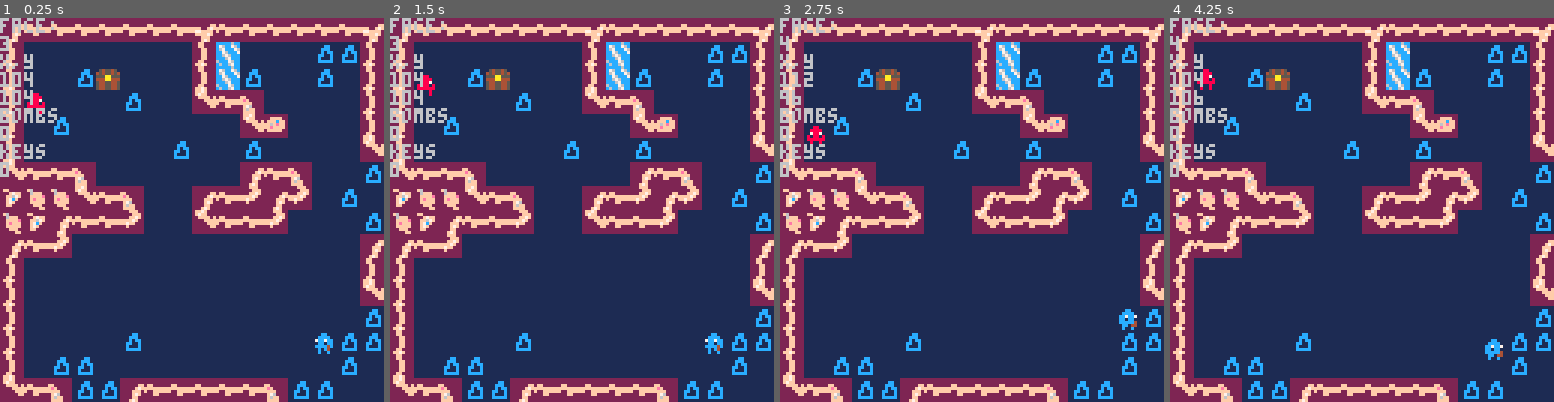
Above: before the commit, frames 1-4 (left to right).
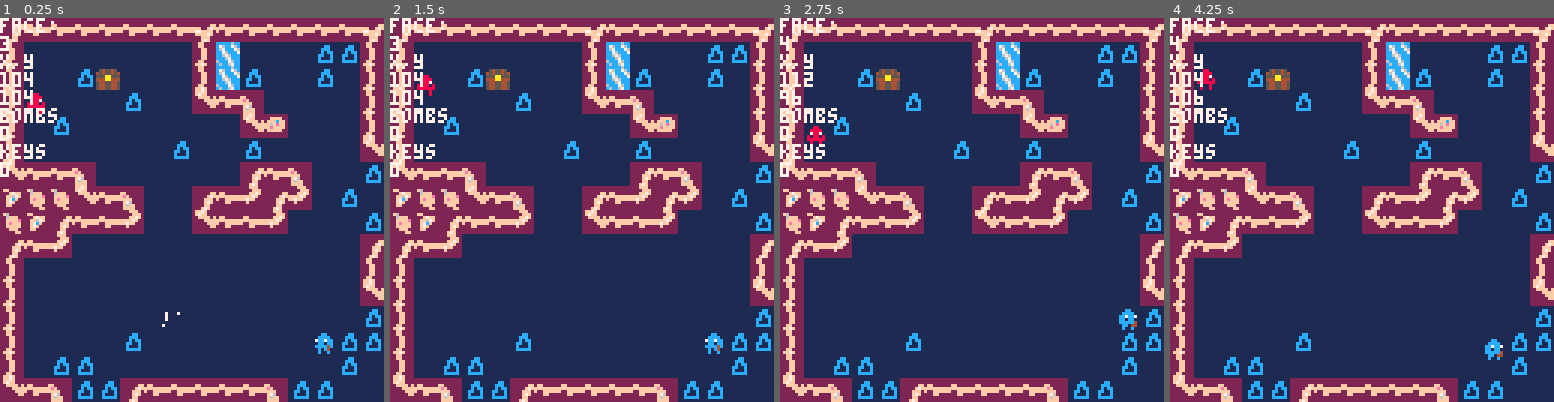
Above: after the commit, the same moments.

Repository: s-france/pico8GameS
Game: PICO-8 cartridge squid.p8
The game is run twice, just before and just after one commit, with the same random seed, the same clock (stepped at 60 frames per second) and the same inputs.
Inputs:
- Up to frame 1 (0.25 s): no input
- Up to frame 2 (1.5 s): tap X (X key) at 0.33, 1.07 s; tap O (Z key) at 0.7 s
- Up to frame 3 (2.75 s): hold Right 1.6-2.1 s; tap O (Z key) at 1.7, 2.1, 2.5 s; tap X (X key) at 1.85 s; hold Up 2.15-2.42 s; hold Right from 2.47 s (still down)
- Up to frame 4 (4.25 s): tap O (Z key) every 0.4 s from 2.9 to 4.1 s; tap X (X key) at 2.97, 4.08 s; release Right at 3.03 s; hold Left 3.08-3.58 s; hold Down 3.63-3.97 s; hold Right from 4.02 s (still down)

The runs differ from the first frame. In frame 1, 1.5% of the frame differs, in the area x 0-47%, y 0-81%; in frame 2, 1.5%; in frame 3, 1.4%; in frame 4, 1.5%.

Commit message:
particles

Diff:
--- a/squid.p8
+++ b/squid.p8
@@ -23,6 +23,11 @@
 	particles = {}
 	npc1 = make_npc(1,0,70,35,1,1)
 	npc2 = make_npc(0,0,8,16,0,1)
+
+	--testing
+	--add_partsys(100,100,5,5, 1500,20, 0,0, 1,1, 1)
+	add_partsys(50,100,0,1, 4, 4, 2,0, 1,.5, 0.25)
+
 end
 
 // routine updates every frame
@@ -34,6 +39,9 @@
 	update_npc(npc1)
 	update_npc(npc2)
 
+	foreach(particlesystems, update_partsys)
+	foreach(particles, update_particle)
+
 end
 
 // routine updates every frame
@@ -46,6 +54,8 @@
 	foreach(bombpool,draw_bomb)
 	draw_npc(npc1)
 	draw_npc(npc2)
+
+	foreach(particles, draw_particle)
 
 	// debug menu setup for
 	// debugging info within game
@@ -431,7 +441,7 @@
 -- particle effects
 
 --creates a particle system
-function add_partsys(x,y,xrange,yrange, sduration,pduration, anglemin,anglemax, speed,srange, freq, parent)
+function add_partsys(x,y,xrange,yrange, sduration,pduration, dx,dy, dxrange,dyrange, freq, parent)
 	local partsys = {}
 	--world position of
 	--particle system
@@ -447,15 +457,12 @@
 	partsys.sduration = sduration
 	--time until particles despawn
 	partsys.pduration = pduration
-	--range of particle movement
-	--0-360
- partsys.anglemin = anglemin
- partsys.anglemax =anglemax
- --speed of particles
- partsys.speed =speed
- --range of speed variation:
- --speed +- srange
- partsys.srange =srange
+	--speed / direction of particles
+ partsys.dx = dx
+ partsys.dy = dy
+ --speed / direction range of particles
+ partsys.dxrange = dxrange
+ partsys.dyrange = dyrange
  --frequency of particle spawns
  --spawns every freq frames
  partsys.freq =freq
@@ -472,6 +479,12 @@
 
 
 function update_partsys(partsys)
+	--track sys lifetime
+	partsys.sduration -= 1
+	if partsys.sduration < 0 then
+		del(particlesystems,partsys)
+	end
+
 	--not sure if this is needed...
 	if partsys.parent != nil then
 		partsys.x = partsys.parent.x
@@ -479,24 +492,61 @@
 	end
 
 	--spawn particle
-	if partsys.sduration % partsys.freq == 0 then
-		add_particle(partsys.x-partsys.xrange + rnd(partsys.xrange*2), partsys.y-partsys.yrange + rnd(partsys.yrange*2), partsys.pduration, partsys.anglemin + rnd(partsys.anglemax-partsys.anglemin), partsys.speed-partsys.srange + rnd(partsys.srange*2))
-	end
-
-	--track sys lifetime
-	partsys.sduration -= 1
-	if partsys.sduration < 0 then
-		del(particlesystems,partsys)
-	end
+	if partsys.freq <=1 then
+		for i=0, 1/partsys.freq do
+			add_particle(partsys.x-partsys.xrange + rnd(partsys.xrange*2),
+															partsys.y-partsys.yrange + rnd(partsys.yrange*2),
+															partsys.pduration,
+															partsys.dx-partsys.dxrange + rnd(partsys.dxrange*2),
+															partsys.dy-partsys.dyrange + rnd(partsys.dyrange*2))
+		end
+	elseif partsys.sduration % partsys.freq == 0 then
+		add_particle(partsys.x-partsys.xrange + rnd(partsys.xrange*2),
+															partsys.y-partsys.yrange + rnd(partsys.yrange*2),
+															partsys.pduration,
+															partsys.dx-partsys.dxrange + rnd(partsys.dxrange*2),
+															partsys.dy-partsys.dyrange + rnd(partsys.dyrange*2))
+	end
+
 end
 
 --creates a single particle
 --from particle system
-function add_particle(x,y, duration, angle, speed)
+function add_particle(x,y, duration, dx, dy)
 	part = {}
-	--sam finish this!!!!!!
-
-
+	part.x = x
+	part.y = y
+	part.duration = duration
+	part.dx = dx
+	part.dy = dy
+
+
+	add(particles, part)
+end
+
+function update_particle(part)
+	--update duration
+	part.duration -=1
+	--delete if done
+	if part.duration < 0 then
+		del(particles, part)
+	end
+
+	--update position
+	part.x += part.dx
+	part.y += part.dy
+
+end
+
+function draw_particle(part)
+	local mapx = (part.x-(part.x%8))/8
+	local mapy = (part.y-(part.y%8))/8
+	local mapposx = (mapx-(mapx%16)) / 16
+	local mapposy = (mapy-(mapy%16)) / 16
+
+	if mapposx == player.mapposx and mapposy == player.mapposy then
+			pset(part.x, part.y, 7)
+	end
 end
 -->8
 -- bombs
